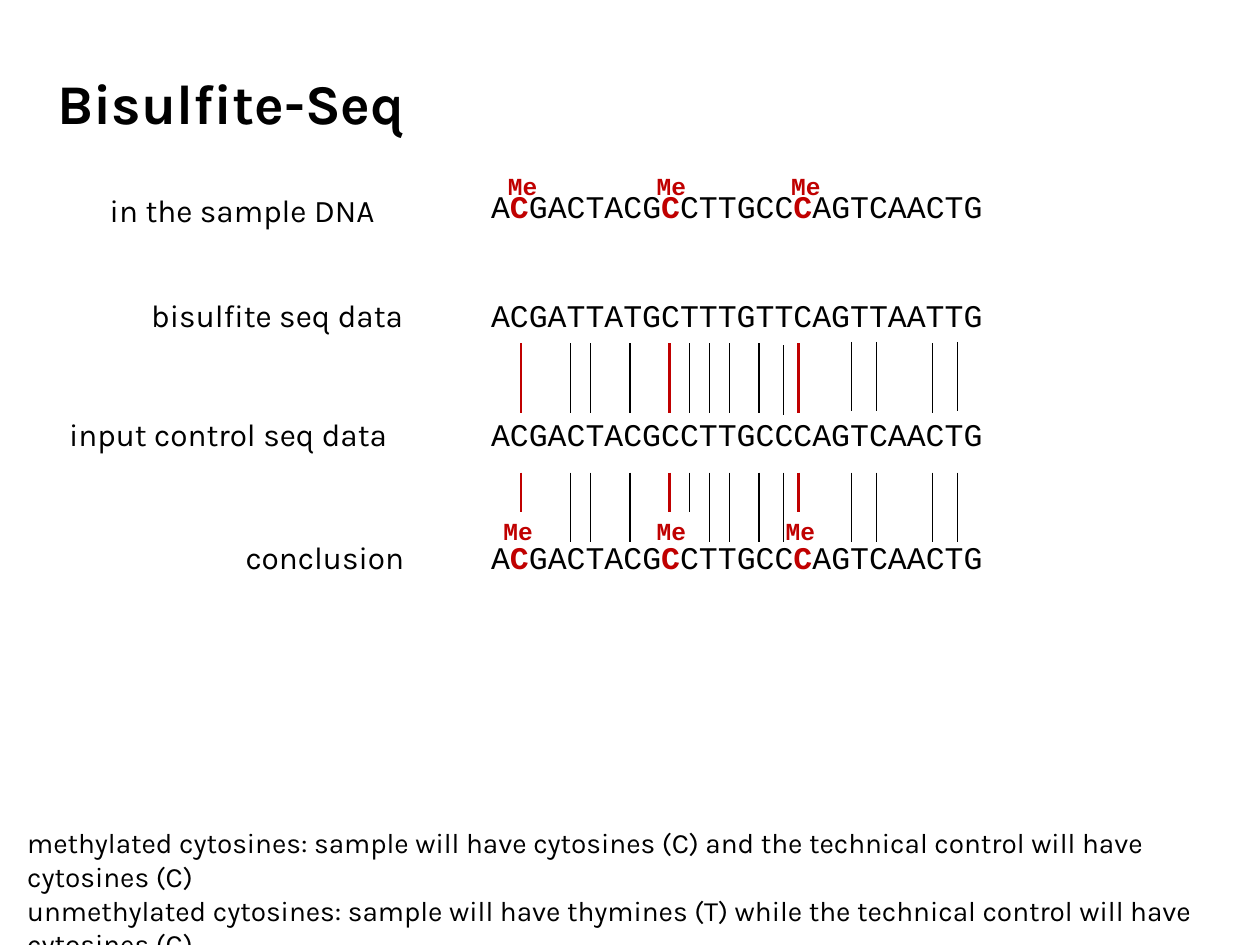
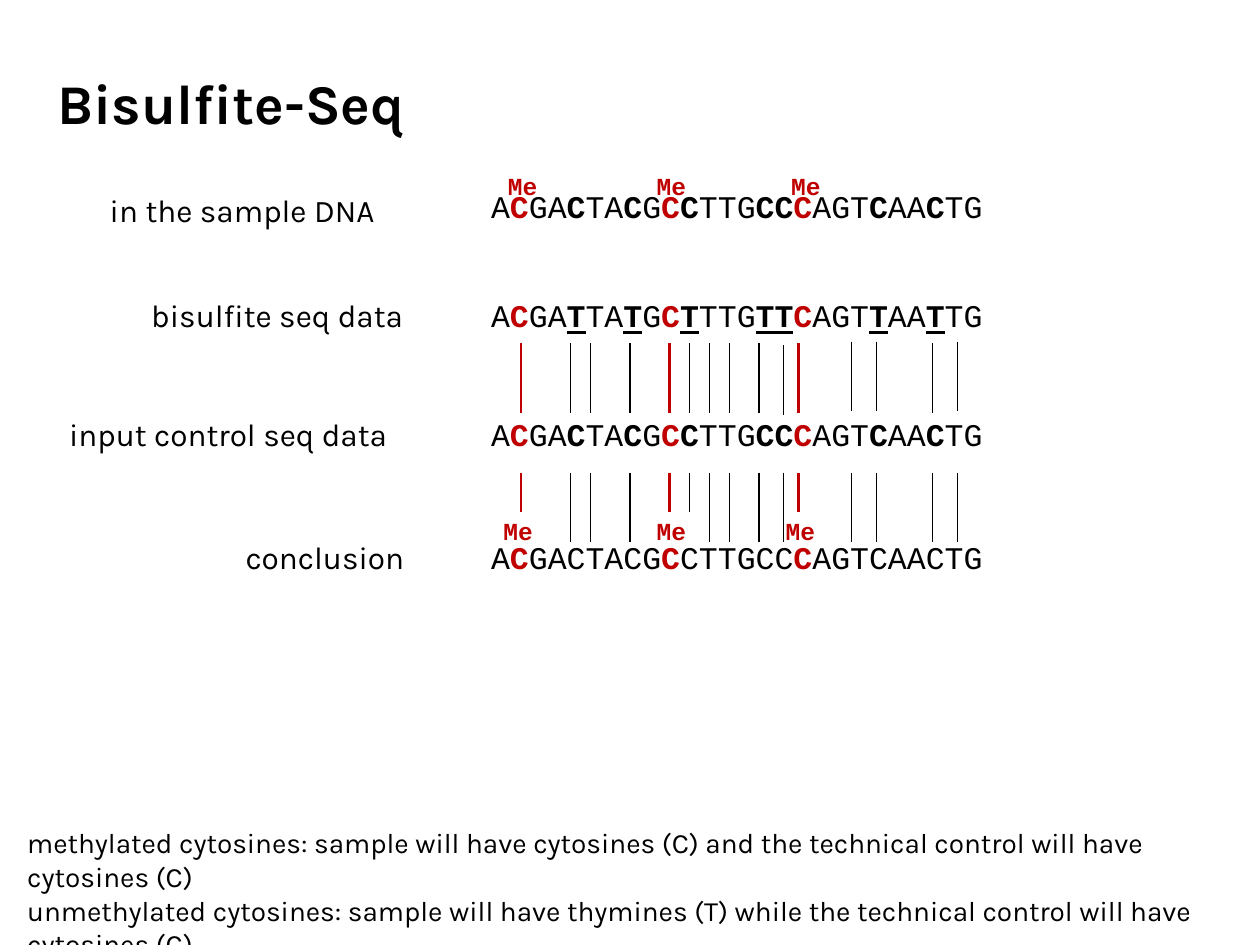
Before and after one commit to agmcarthur/Biochem-3BP3, a slide deck: slide 33 of Lectures/Lecture 9 - RNA-Seq.pptx (slide 30 before the commit). Drawn at 1260x945 pixels with LibreOffice and Linux fonts; fonts in the diff are those of the drawing. Boxes give left, top, right and bottom in pixels: in the first picture for what was removed or moved away, otherwise in the second. Text is boxed around its words. In the diff, an @@ line names an element or a change of style, - is before the commit and + after.

```diff
--- a/Lectures/Lecture 9 - RNA-Seq.pptx
+++ b/Lectures/Lecture 9 - RNA-Seq.pptx
@@ text "ACGACTACGCCTTGCCCAGTCAACTG" at <box>491,195,982,219</box>: bold on in "ACGACTACGCCTTGCCCAGTCAACTG" @@
@@ text removed at <box>491,306,982,328</box> @@
-ACGATTATGCTTTGTTCAGTTAATTG
@@ text added at <box>491,306,982,334</box>, 18 pt, text #000000 @@
+ACGATTATGCTTTGTTCAGTTAATTG
@@ text removed at <box>491,425,982,447</box> @@
-ACGACTACGCCTTGCCCAGTCAACTG
@@ text added at <box>491,425,982,447</box>, 18 pt, text #000000 @@
+ACGACTACGCCTTGCCCAGTCAACTG
```
Also in this commit, not shown: 12 other slides changed, 3 slides added.
